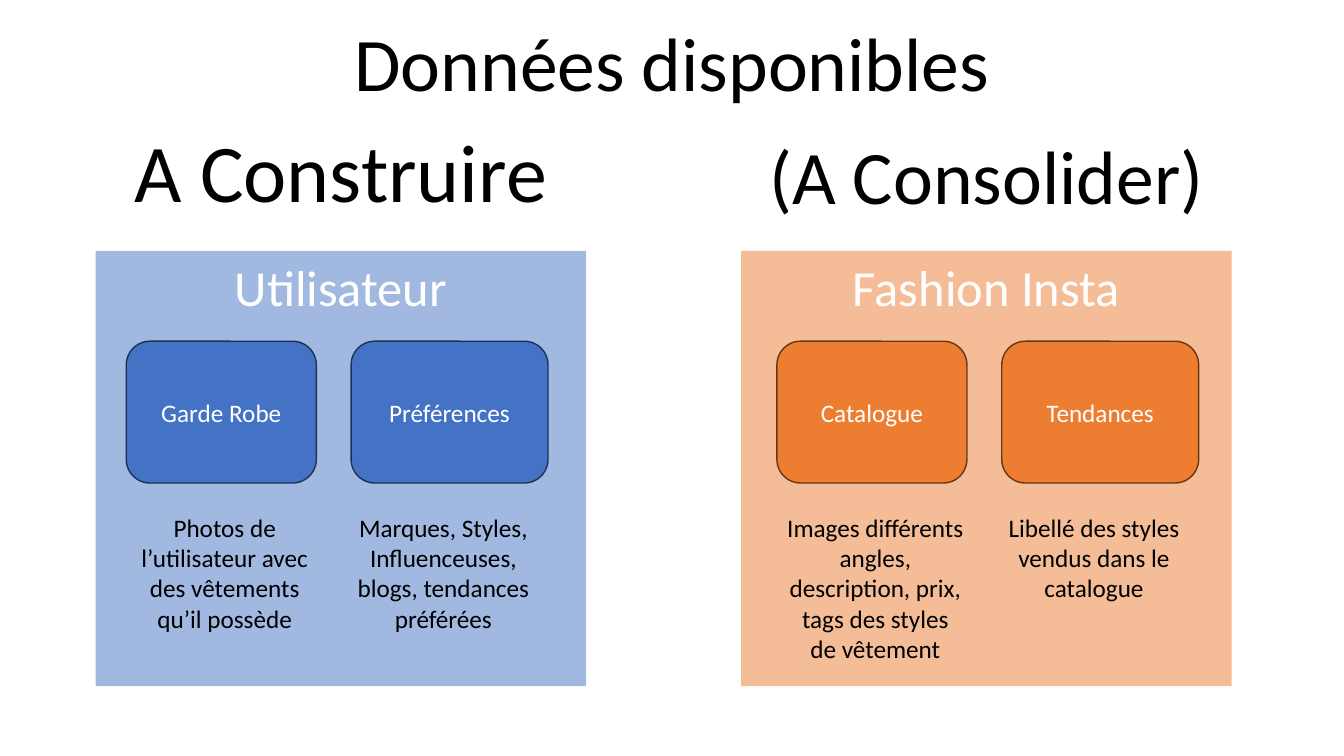
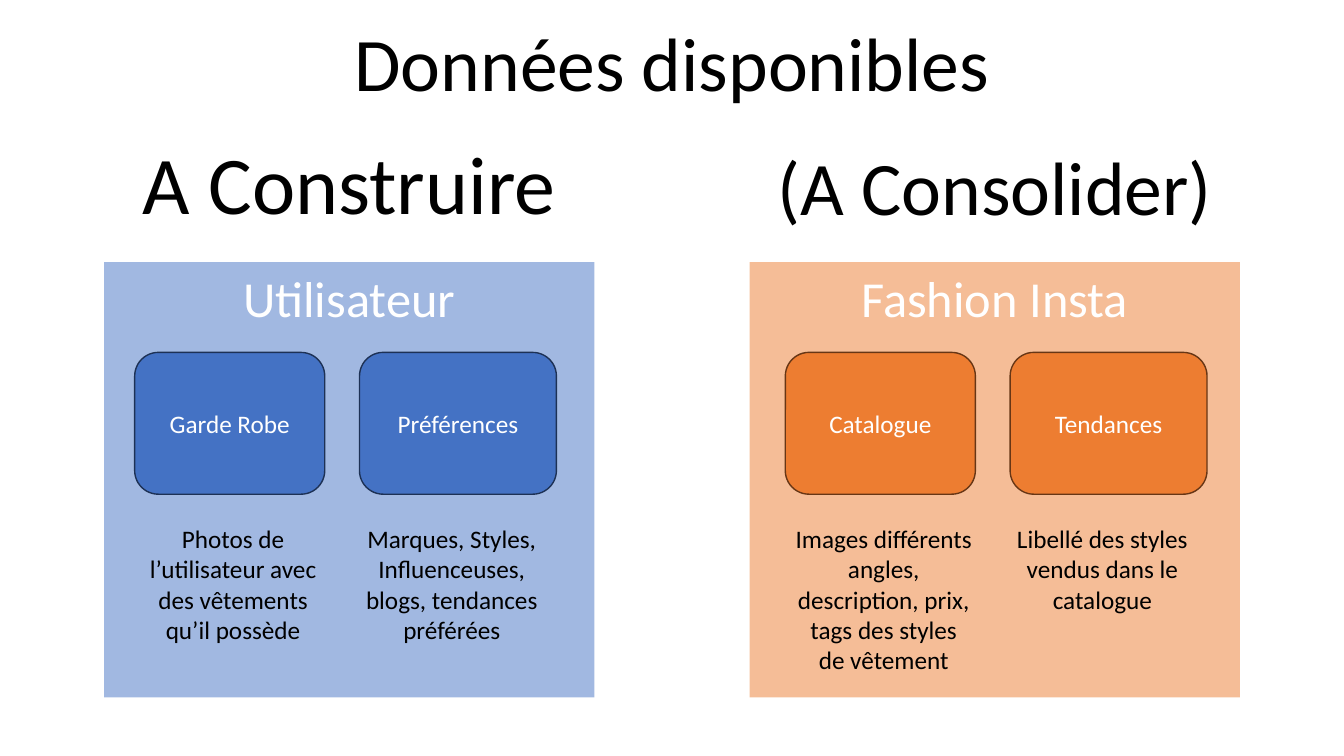
Before and after one commit to Ace4teaM/OCR-FashionInsta, a slide deck: slide 6 of POC.pptx. Drawn at 1344x756 pixels with LibreOffice and Linux fonts; fonts in the diff are those of the drawing. Boxes give left, top, right and bottom in pixels: in the first picture for what was removed or moved away, otherwise in the second. Text is boxed around its words. In the diff, an @@ line names an element or a change of style, - is before the commit and + after.

```diff
--- a/POC.pptx
+++ b/POC.pptx
@@ 5 texts, 4 rounded rectangles, 2 rectangles, 1 title: place and size @@
-5 texts, 4 rounded rectangles, 2 rectangles, 1 title at bbox=[96, 145, 1231, 687]
+5 texts, 4 rounded rectangles, 2 rectangles, 1 title at bbox=[104, 157, 1240, 698]
```
Also in this commit, not shown: 11 other slides changed, 6 slides added, 6 slides removed.
